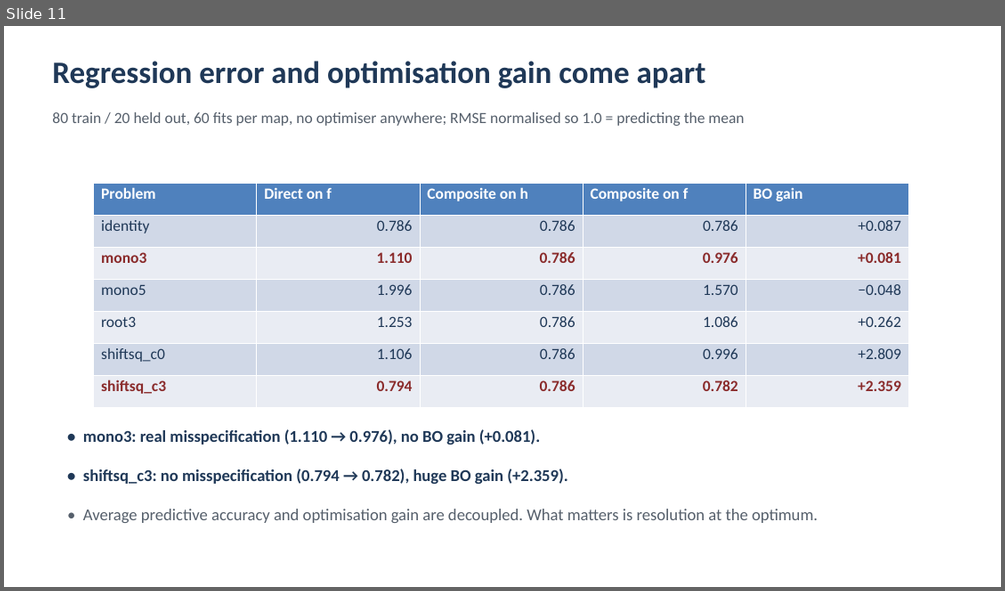
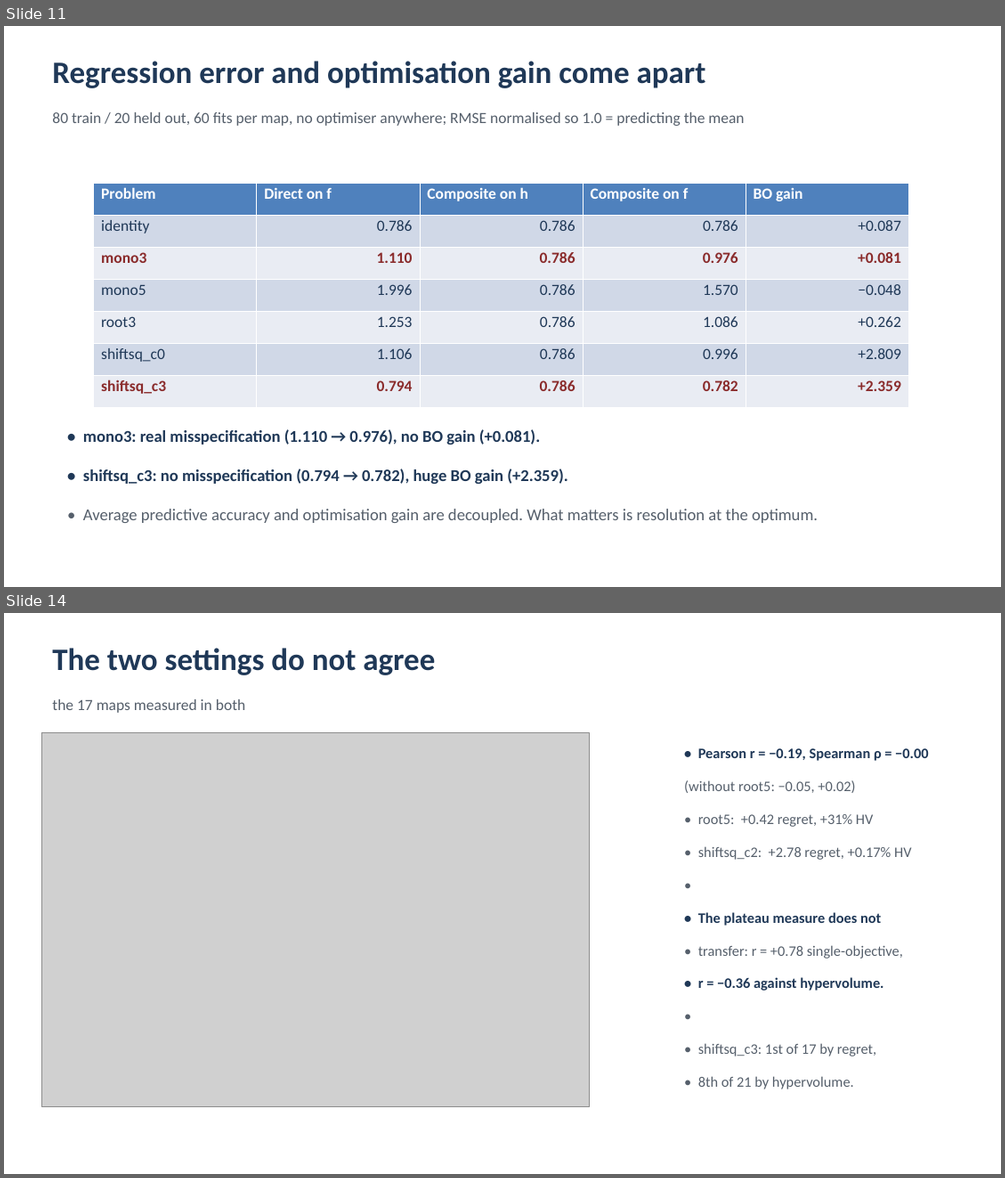
Before and after one commit to MuhammadAli-CS/three-arm-composite, a slide deck: slides/composite_matern.pptx. Shown one above the other, each under a label of ours: slide 11 before the commit, slides 11 and 14 after it; the slides between them are not shown. The pictures are 1005x591 and 1005x1178 pixels, drawn with LibreOffice and Linux fonts; fonts in the diff are those of the drawing; grey boxes stand for pictures. Boxes give left, top, right and bottom in pixels: in the first picture for what was removed or moved away, otherwise in the second. Text is boxed around its words. In the diff, an @@ line names an element or a change of style, - is before the commit and + after.

```diff
--- a/slides/composite_matern.pptx
+++ b/slides/composite_matern.pptx
@@ slide 14 added at (4, 613, 1001, 1174), background #FFFFFF @@
@@ text added at (52, 648, 435, 675), 30 pt, text #1F3857, bold @@
+The two settings do not agree
@@ text added at (52, 699, 245, 713), 15 pt, text #555F6B @@
+the 17 maps measured in both
@@ picture added at (41, 732, 589, 1107) @@
@@ text added at (698, 748, 928, 761), 14 pt, text #1F3857, bold @@
+• Pearson r = −0.19, Spearman ρ = −0.00
@@ text added at (684, 780, 855, 793), 14 pt, text #555F6B @@
+(without root5: −0.05, +0.02)
@@ text added at (698, 814, 873, 827), 14 pt, text #555F6B @@
+• root5: +0.42 regret, +31% HV
@@ text added at (698, 846, 911, 860), 14 pt, text #555F6B @@
+• shiftsq_c2: +2.78 regret, +0.17% HV
@@ text added at (677, 872, 976, 909), 14 pt, text #555F6B @@
+•
@@ text added at (698, 912, 881, 925), 14 pt, text #1F3857, bold @@
+• The plateau measure does not
@@ text added at (698, 945, 903, 958), 14 pt, text #555F6B @@
+• transfer: r = +0.78 single-objective,
@@ text added at (698, 977, 883, 990), 14 pt, text #1F3857, bold @@
+• r = −0.36 against hypervolume.
@@ text added at (677, 1004, 976, 1041), 14 pt, text #555F6B @@
+•
@@ text added at (698, 1043, 876, 1056), 14 pt, text #555F6B @@
+• shiftsq_c3: 1st of 17 by regret,
@@ text added at (698, 1076, 854, 1089), 14 pt, text #555F6B @@
+• 8th of 21 by hypervolume.
```
Also in this commit, not shown: 2 slides changed, 3 other slides added, 8 other files.
